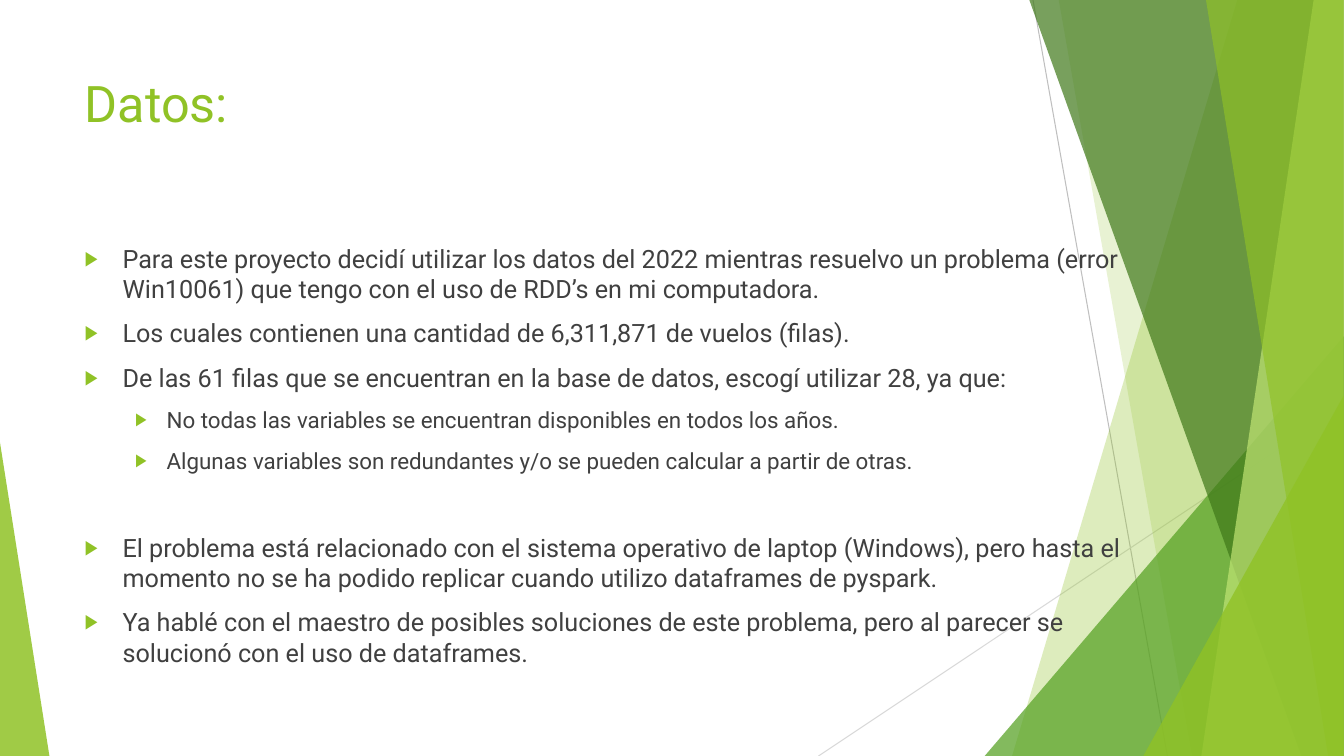
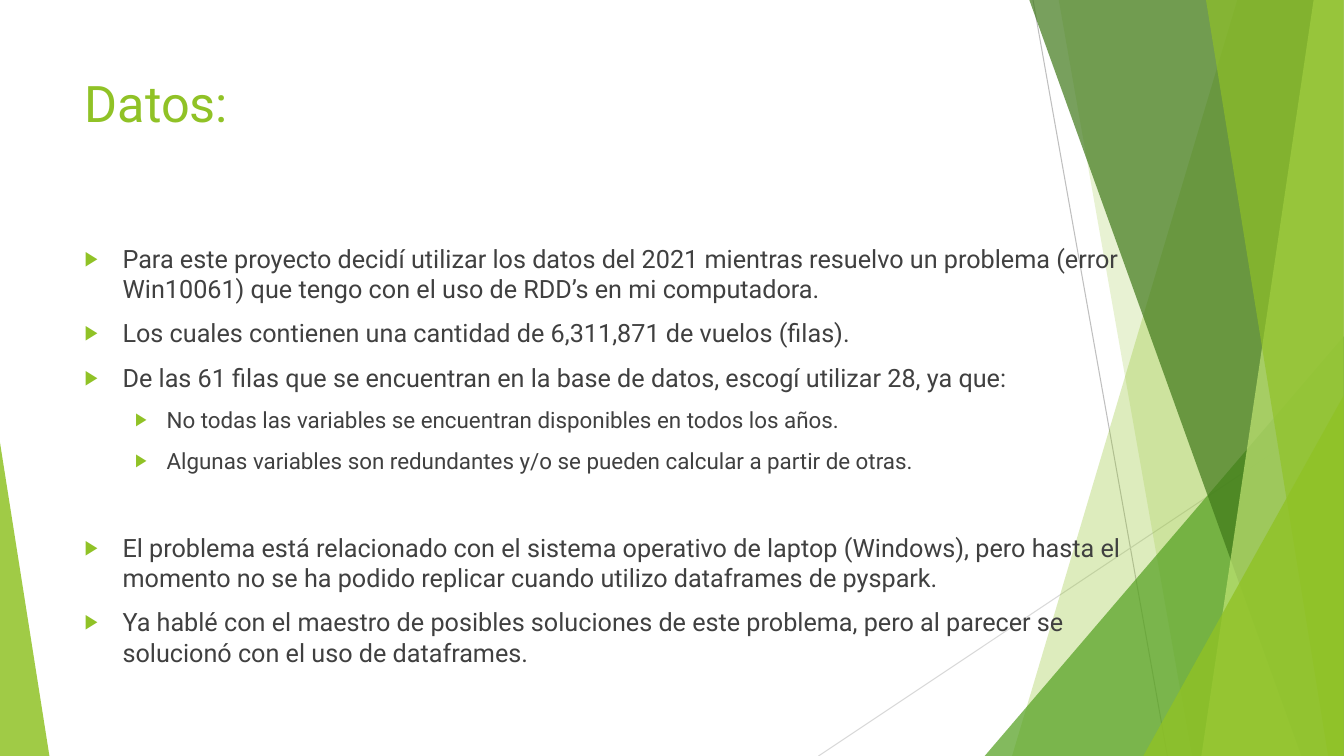
Before and after one commit to AndreeFlores/DatosMasivos, a slide deck: slide 3 of Tareas/Tarea 03/Presentacion avance Tarea3.pptx. Drawn at 1344x756 pixels with LibreOffice and Linux fonts; fonts in the diff are those of the drawing. Boxes give left, top, right and bottom in pixels: in the first picture for what was removed or moved away, otherwise in the second. Text is boxed around its words. In the diff, an @@ line names an element or a change of style, - is before the commit and + after.

Commit message:
Tarea03 Presentacion correción

```diff
--- a/Tareas/Tarea 03/Presentacion avance Tarea3.pptx
+++ b/Tareas/Tarea 03/Presentacion avance Tarea3.pptx
@@ text at (123, 245, 1118, 304): text changed @@
-▶ Para este proyecto decidí utilizar los datos del 2022 mientras resuelvo un problema (error Win10061) que tengo con el uso de RDD’s en mi computadora.
+▶ Para este proyecto decidí utilizar los datos del 2021 mientras resuelvo un problema (error Win10061) que tengo con el uso de RDD’s en mi computadora.
```
